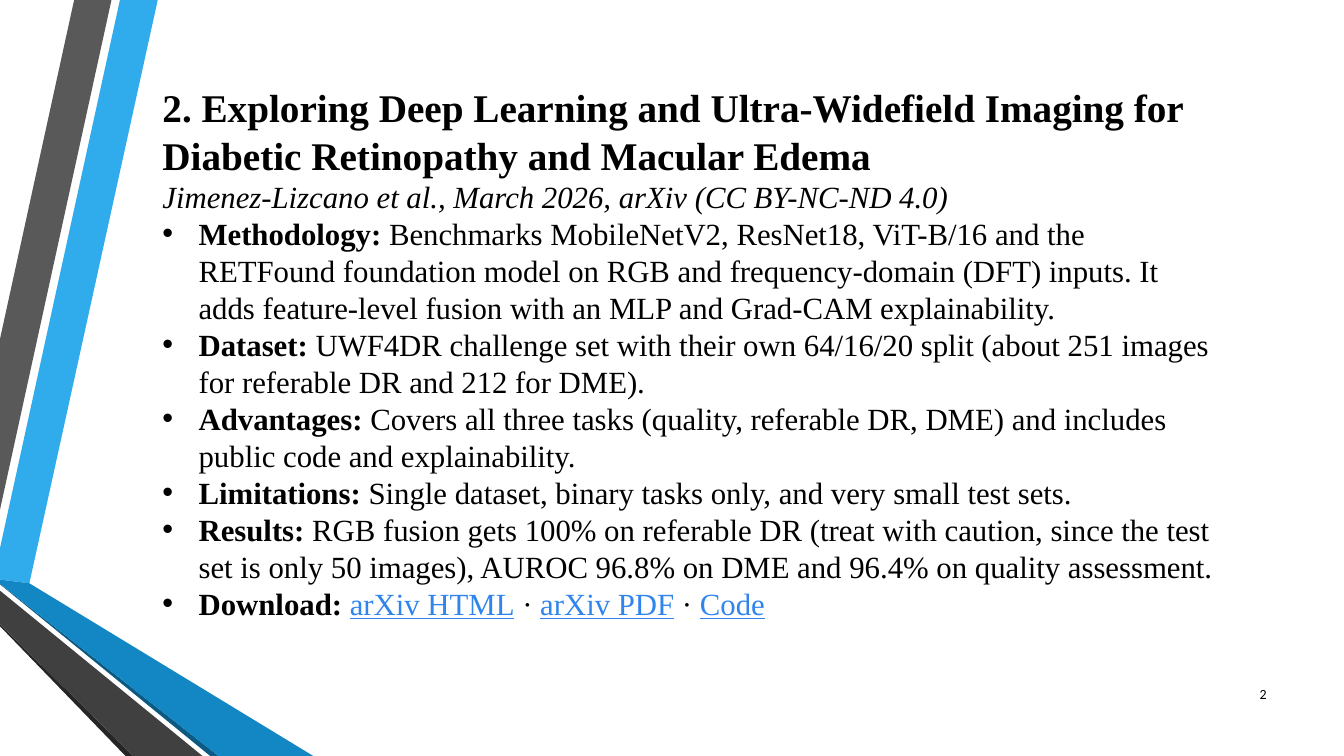
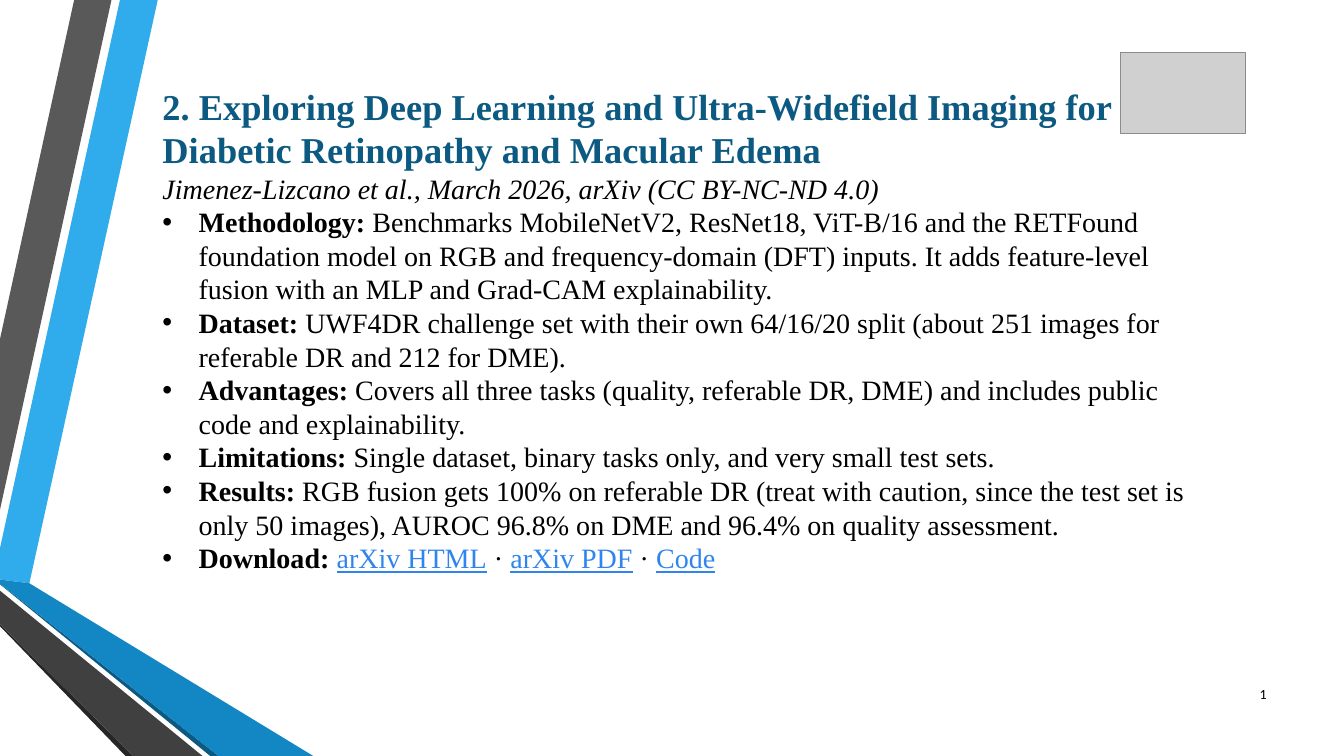
Before and after one commit to rohans-cs24/Review-1, a slide deck: slide 1 of PPT/Rohan-papers.pptx (slide 2 before the commit). Drawn at 1344x756 pixels with LibreOffice and Linux fonts; fonts in the diff are those of the drawing; grey boxes stand for pictures; background and template pictures are left out. Boxes give left, top, right and bottom in pixels: in the first picture for what was removed or moved away, otherwise in the second. Text is boxed around its words. In the diff, an @@ line names an element or a change of style, - is before the commit and + after.

```diff
--- a/PPT/Rohan-papers.pptx
+++ b/PPT/Rohan-papers.pptx
@@ picture added at [1120,52,1245,134] @@
@@ text "2. Exploring Deep Learning and ..." at [162,94,1184,573]: size 28 to 26 pt, text colour #000000 to #0C5A82 in "2. Exploring Deep Learning and Ultra-Widefield Imaging ..."; size 22 to 20 pt in "Jimenez-Lizcano et al., March 2026, arXiv (CC ...", "Methodology: Benchmarks MobileNetV2, ResNet18, ViT-B/16 and  ...", "Dataset: UWF4DR challenge set with their own ...", "Advantages: Covers all three tasks (quality, referable ..." and 3 more places @@
@@ page number at [1260,690,1267,699]: text changed @@
-2
+1
```
Also in this commit, not shown: 4 other slides changed, 40 other files.
